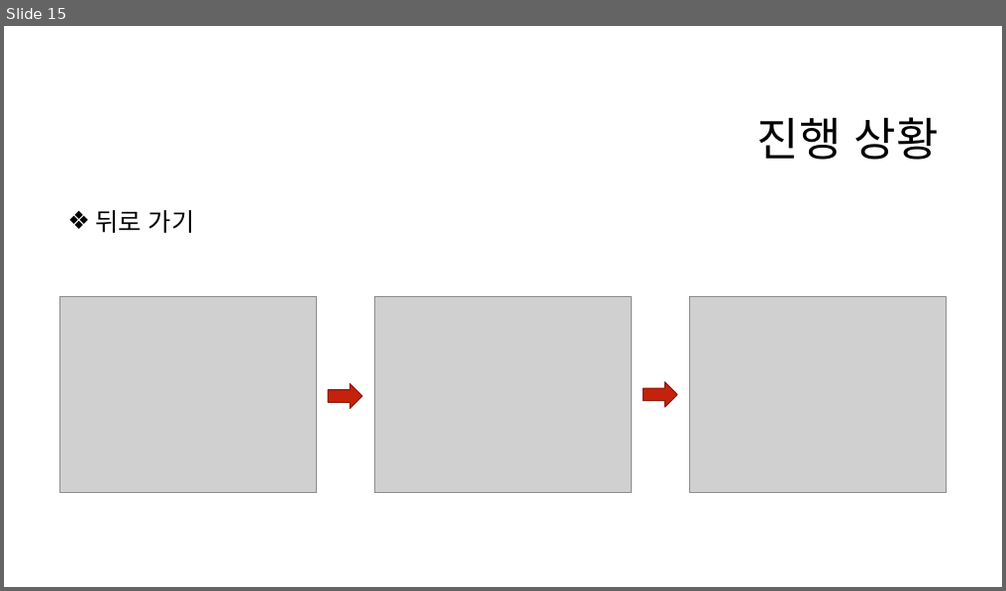
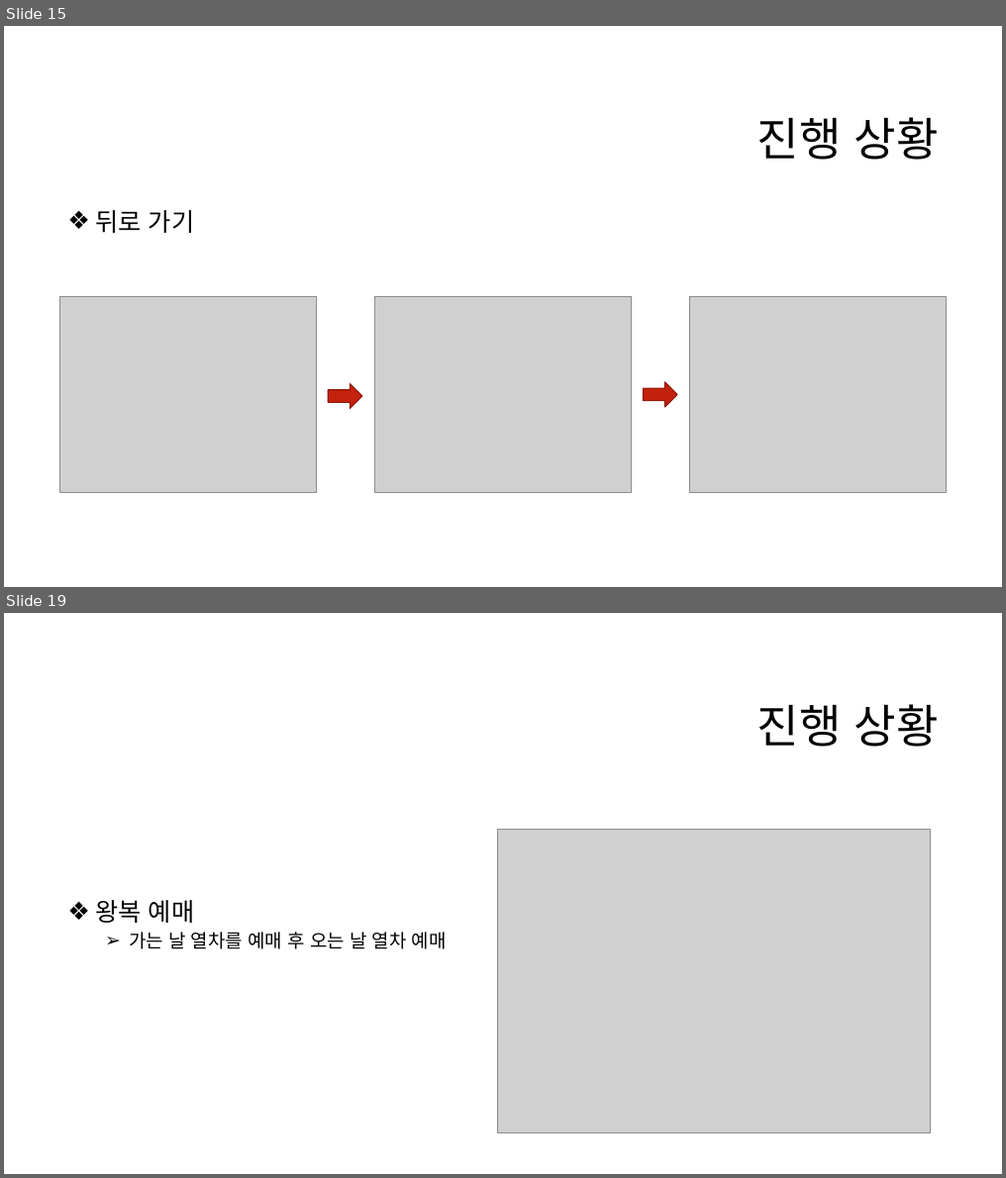
Before and after one commit to eeeeyeot/JAVATrainTicketing, a slide deck: 작업한 내용/기차 예매 프로그램 주차 발표.pptx. Shown one above the other, each under a label of ours: slide 15 before the commit, slides 15 and 19 after it; the slides between them are not shown. The pictures are 1006x591 and 1006x1178 pixels, drawn with LibreOffice and Linux fonts; fonts in the diff are those of the drawing; grey boxes stand for pictures; background and template pictures are left out. Boxes give left, top, right and bottom in pixels: in the first picture for what was removed or moved away, otherwise in the second. Text is boxed around its words. In the diff, an @@ line names an element or a change of style, - is before the commit and + after.

```diff
--- a/작업한 내용/기차 예매 프로그램 주차 발표.pptx
+++ b/작업한 내용/기차 예매 프로그램 주차 발표.pptx
@@ slide 19 added at bbox=[4, 613, 1002, 1174], background #FFFFFF @@
@@ title added at bbox=[757, 704, 939, 747], 44 pt, text #000000 @@
+진행 상황
@@ picture added at bbox=[497, 829, 931, 1134] @@
@@ text added at bbox=[95, 900, 447, 950], 18 pt, text #000000 @@
+❖ 왕복 예매
+  ➢ 가는 날 열차를 예매 후 오는 날 열차 예매
```
Also in this commit, not shown: 3 slides changed, 13 other slides added, 3 other files.
